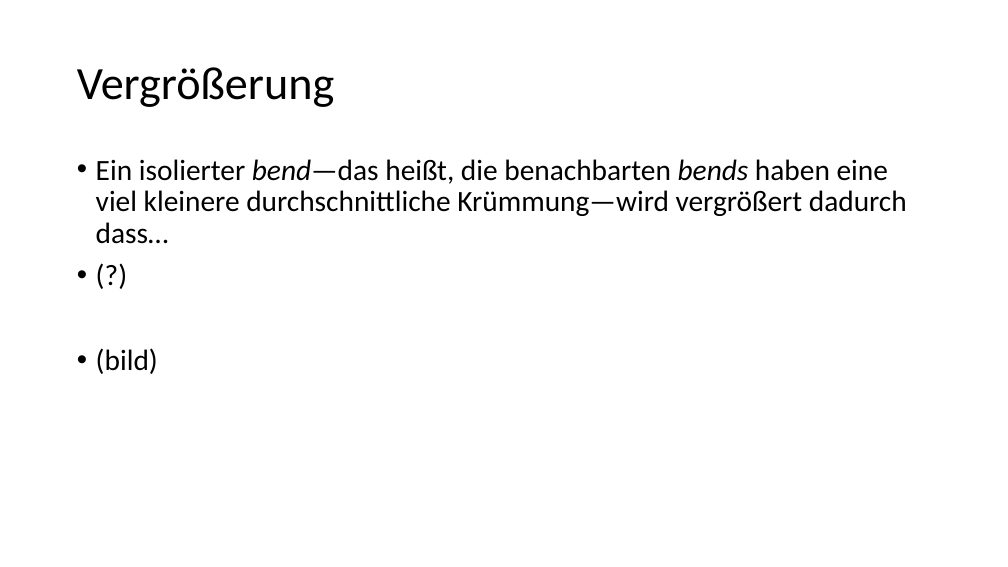
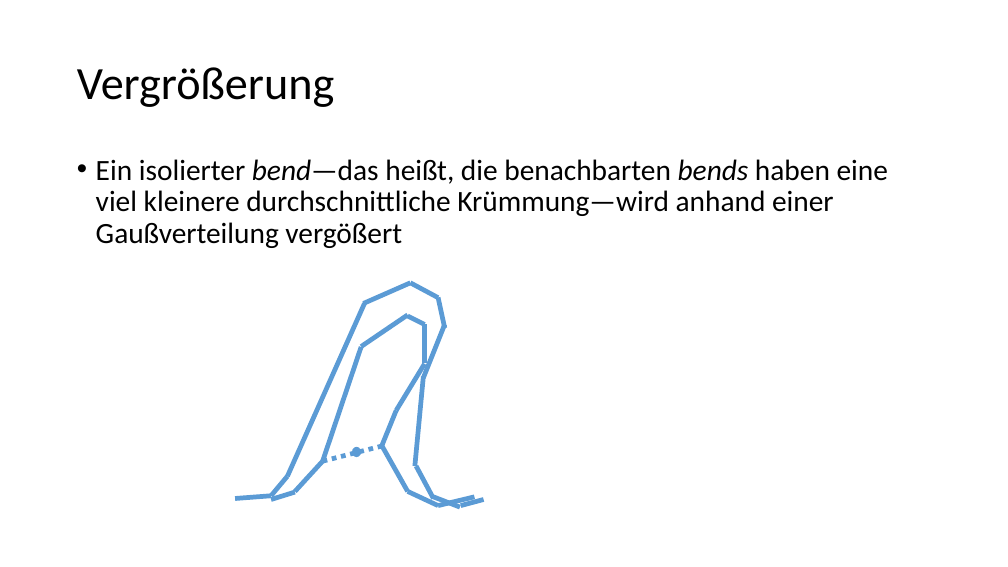
Before and after one commit to moritzhe/algokarto, a slide deck: slide 12 of Wang-Müller.pptx (slide 11 before the commit). Drawn at 1008x567 pixels with LibreOffice and Linux fonts; fonts in the diff are those of the drawing. Boxes give left, top, right and bottom in pixels: in the first picture for what was removed or moved away, otherwise in the second. Text is boxed around its words. In the diff, an @@ line names an element or a change of style, - is before the commit and + after.

```diff
--- a/Wang-Müller.pptx
+++ b/Wang-Müller.pptx
@@ text at [96,159,888,248]: text changed @@
-• Ein isolierter bend—das heißt, die benachbarten bends haben eine viel kleinere durchschnittliche Krümmung—wird vergrößert dadurch dass…
-• (?)
-• (bild)
+• Ein isolierter bend—das heißt, die benachbarten bends haben eine viel kleinere durchschnittliche Krümmung—wird anhand einer Gaußverteilung vergößert
@@ line added from (364, 303) to (411, 283), #5B9BD5 4.5 pt @@
@@ line added from (411, 283) to (438, 298), #5B9BD5 4.5 pt @@
@@ line added from (438, 297) to (445, 328), #5B9BD5 4.5 pt @@
@@ line added from (287, 476) to (364, 303), #5B9BD5 4.5 pt @@
@@ line added from (361, 346) to (408, 315), #5B9BD5 4.5 pt @@
@@ line added from (408, 316) to (425, 324), #5B9BD5 4.5 pt @@
@@ line added from (445, 324) to (423, 378), #5B9BD5 4.5 pt @@
@@ line added from (425, 324) to (425, 363), #5B9BD5 4.5 pt @@
@@ line added from (323, 461) to (361, 347), #5B9BD5 4.5 pt @@
@@ line added from (425, 364) to (396, 411), #5B9BD5 4.5 pt @@
@@ line added from (423, 377) to (415, 467), #5B9BD5 4.5 pt @@
@@ line added from (396, 411) to (381, 447), #5B9BD5 4.5 pt @@
@@ line added from (323, 461) to (381, 446), #5B9BD5 4.5 pt dashed @@
@@ ellipse added at [352,447,361,457], fill #5B9BD5 @@
@@ line added from (382, 446) to (408, 492), #5B9BD5 4.5 pt @@
@@ line added from (271, 496) to (287, 476), #5B9BD5 4.5 pt @@
@@ line added from (295, 492) to (323, 461), #5B9BD5 4.5 pt @@
@@ line added from (416, 467) to (433, 498), #5B9BD5 4.5 pt @@
@@ line added from (235, 498) to (271, 496), #5B9BD5 4.5 pt @@
@@ line added from (271, 500) to (295, 492), #5B9BD5 4.5 pt @@
@@ line added from (408, 492) to (438, 506), #5B9BD5 4.5 pt @@
@@ line added from (433, 497) to (460, 507), #5B9BD5 4.5 pt @@
@@ line added from (438, 506) to (475, 497), #5B9BD5 4.5 pt @@
@@ line added from (461, 506) to (484, 500), #5B9BD5 4.5 pt @@
```
Also in this commit, not shown: 3 other slides changed, 1 slide added.
